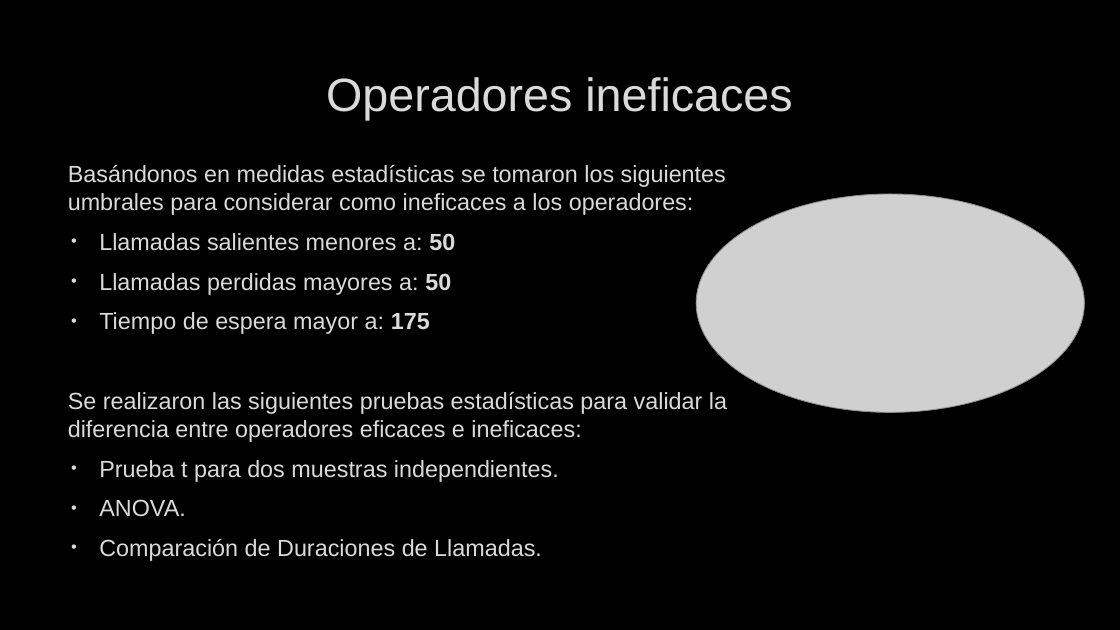
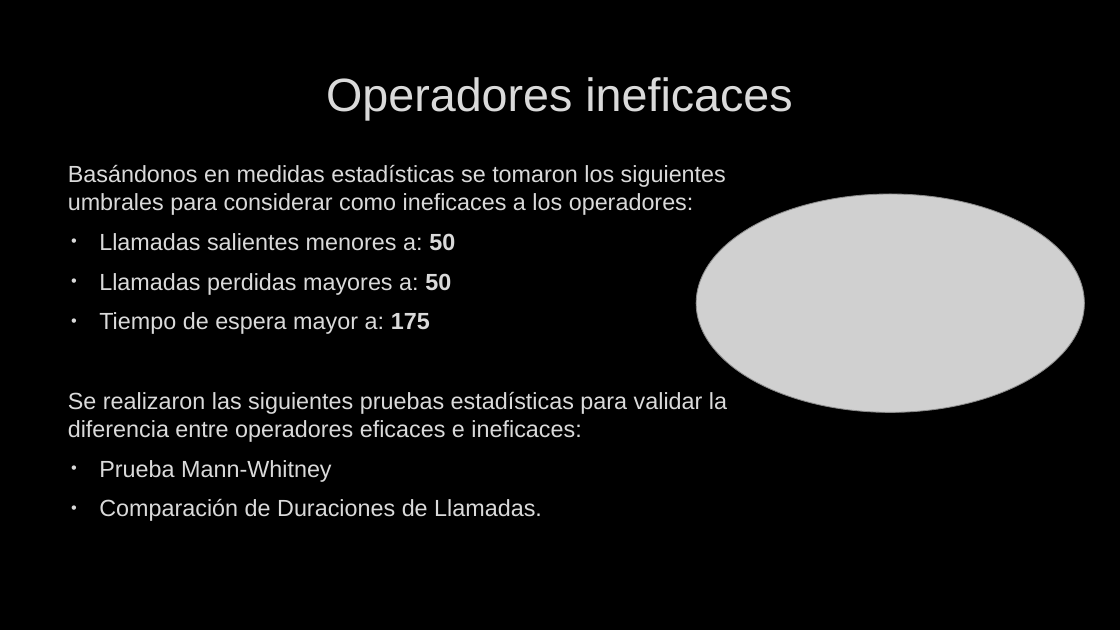
Before and after one commit to UMonCar/Sprint_14_Final_Project, a slide deck: slide 5 of Telecomunicaciones/CallMeMaybe.pptx. Drawn at 1120x630 pixels with LibreOffice and Linux fonts; fonts in the diff are those of the drawing; grey boxes stand for pictures; background and template pictures are left out. Boxes give left, top, right and bottom in pixels: in the first picture for what was removed or moved away, otherwise in the second. Text is boxed around its words. In the diff, an @@ line names an element or a change of style, - is before the commit and + after.

```diff
--- a/Telecomunicaciones/CallMeMaybe.pptx
+++ b/Telecomunicaciones/CallMeMaybe.pptx
@@ text at <box>99,460,332,482</box>: text changed @@
-• Prueba t para dos muestras independientes.
-• ANOVA.
+• Prueba Mann-Whitney
```
Also in this commit, not shown: 8 other files.
